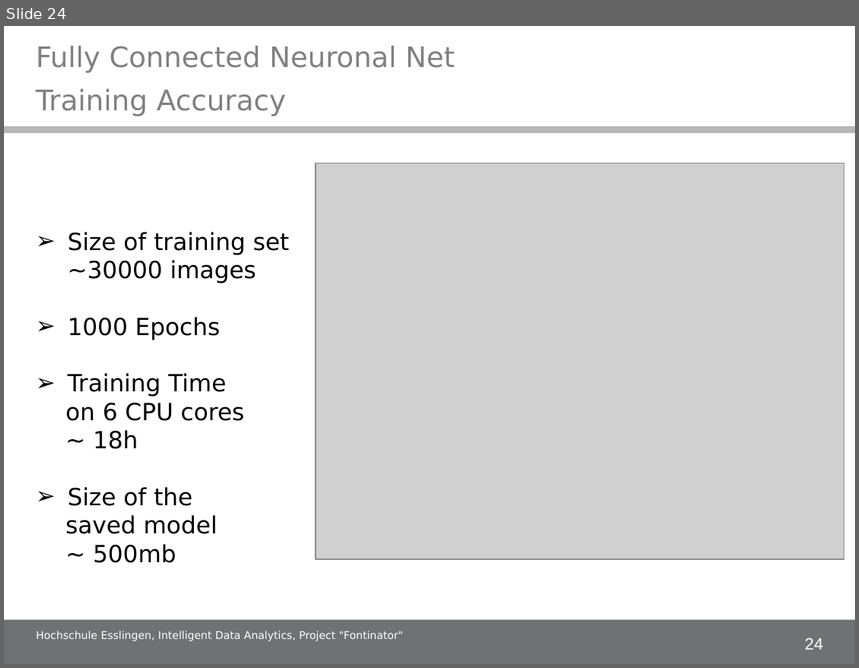
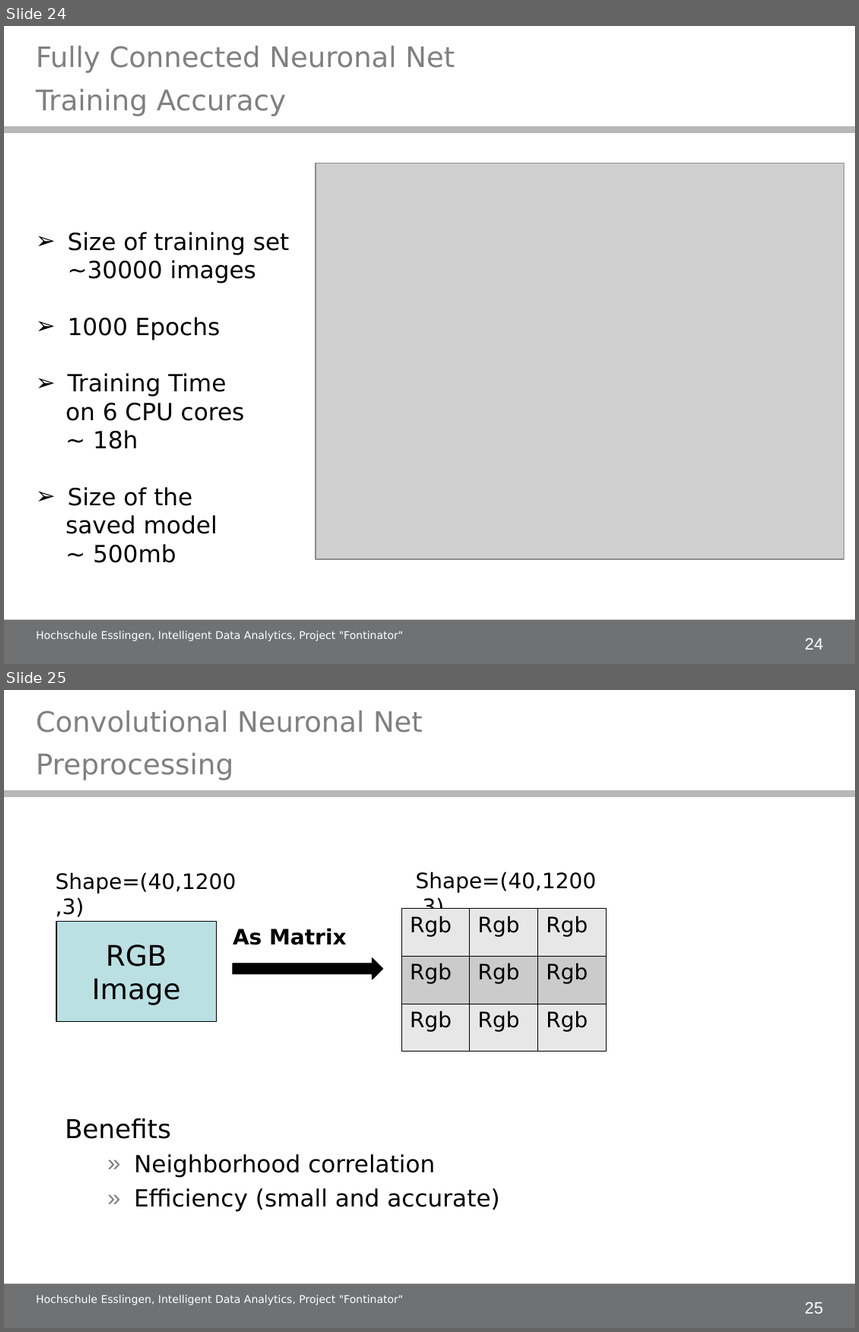
Before and after one commit to alex-ta/Fontinator, a slide deck: Documents/IDA_project_presentation.ppt. Shown one above the other, each under a label of ours: slide 24 before the commit, slides 24 and 25 after it. The pictures are 859x668 and 859x1332 pixels, drawn with LibreOffice and Linux fonts; fonts in the diff are those of the drawing; grey boxes stand for pictures; background and template pictures are left out. Boxes give left, top, right and bottom in pixels: in the first picture for what was removed or moved away, otherwise in the second. Text is boxed around its words. In the diff, an @@ line names an element or a change of style, - is before the commit and + after.

```diff
--- a/Documents/IDA_project_presentation.ppt
+++ b/Documents/IDA_project_presentation.ppt
@@ slide 25 added at (4, 690, 855, 1328), background #FFFFFF; not listed: 3 template elements that a slide beside it also shows @@
@@ text added at (36, 711, 423, 733), 23.8 pt, text #808080 @@
+Convolutional Neuronal Net
@@ title added at (36, 752, 234, 780), 24 pt, text #808080 @@
+Preprocessing
@@ text added at (416, 872, 597, 919), 18 pt, text #000000 @@
+Shape=(40,1200,3)
@@ text added at (56, 872, 237, 917), 18 pt, text #000000 @@
+Shape=(40,1200,3)
@@ table added at (401, 909, 606, 1051), 3 rows, 3 columns @@
+Rgb | Rgb | Rgb
+Rgb | Rgb | Rgb
+Rgb | Rgb | Rgb
@@ rectangle added at (56, 922, 217, 1022), fill #BBE0E3, outline #000000 0.74 pt, 24 pt, text #000000 @@
+RGB Image
@@ text added at (233, 928, 347, 945), 18 pt, text #000000, bold @@
+As Matrix
@@ right arrow added at (233, 958, 382, 980), fill #000000, outline #000000 0.74 pt @@
@@ text added at (65, 1119, 500, 1212), 20 pt, text #000000 @@
+Benefits
+  » Neighborhood correlation
+  » Efficiency (small and accurate)
@@ text added at (36, 1295, 404, 1306), 9 pt, text #FFFFFF @@
+Hochschule Esslingen, Intelligent Data Analytics, Project "Fontinator"
```
Also in this commit, not shown: 6 slides changed, 3 other slides added, 8 slides removed.
